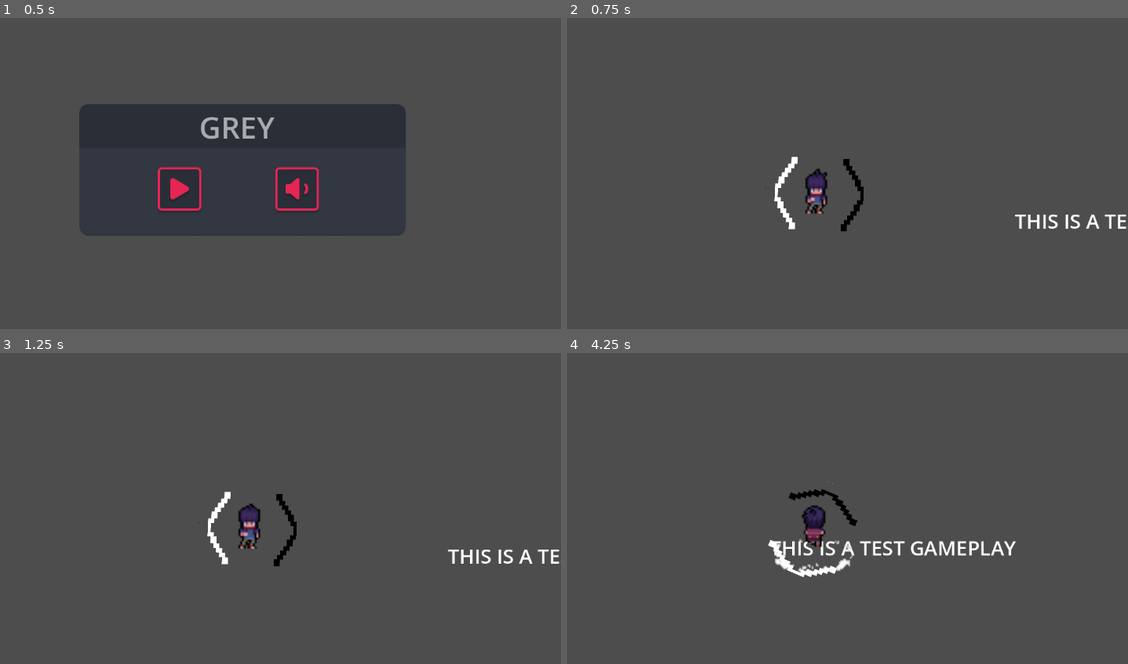
Above: before the commit, frames 1-4 (two rows, left to right).
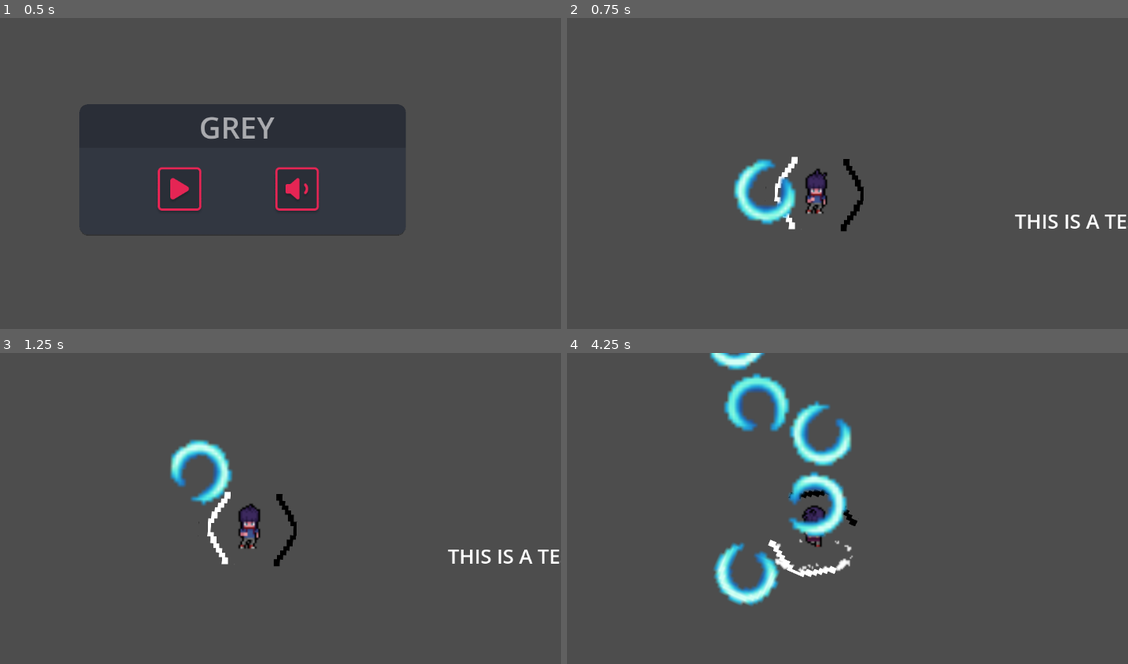
Above: after the commit, the same moments.

Repository: neveront/myFirstGame
Game: Godot game, scene res://scenes/main.tscn
Same seed, same stepped clock (60 frames per second), same inputs: the game is played once before the commit and once after it.
Inputs (mouse positions are in pixels of both pictures, inside the frame that each line leads up to):
- Up to frame 1 (0.5 s): no input
- Up to frame 2 (0.75 s): click (746, 192) at 0.5 s
- Up to frame 3 (1.25 s): no input
- Up to frame 4 (4.25 s): move the mouse to (954, 511) at 1.27 s; hold D (walk_right) 1.28-2.03 s; right-click (954, 511) at 1.35 s; click (954, 511) at 1.55 s; move the mouse to (690, 545) at 2.02 s; hold S (walk_down) 2.03-2.78 s; click (690, 545) at 2.1 s; right-click (690, 545) at 2.3 s; move the mouse to (875, 452) at 2.77 s; hold D (walk_right) 2.78-3.53 s; right-click (875, 452) at 2.85 s; click (875, 452) at 3.05 s; move the mouse to (785, 598) at 3.52 s; hold W (walk_up) from 3.53 s (still down); click (785, 598) at 3.6 s; right-click (785, 598) at 3.8 s

Frame 1 is identical in both runs. In frame 2, 1.2% of the frame differs, in the area x 29-41%, y 45-67%; in frame 3, 1.2%; in frame 4, 6.1%, in the area x 25-80%, y 0-82%.

Commit message:
added a projectile

Diff:
--- a/scenes/main_character.tscn
+++ b/scenes/main_character.tscn
@@ -15,6 +15,7 @@
 [ext_resource type="Texture2D" uid="uid://ule61n8emwaa" path="res://assets/The Male adventurer/Walk/walk_right_up.png" id="7_d3a2h"]
 [ext_resource type="Texture2D" uid="uid://btfnrmj5msjh8" path="res://assets/The Male adventurer/Idle/idle_right_up.png" id="7_o67j2"]
 [ext_resource type="PackedScene" uid="uid://dq1yt46qaokcs" path="res://scenes/gun.tscn" id="15_8rh4e"]
+[ext_resource type="PackedScene" uid="uid://c420tp2m772mh" path="res://scenes/projectile.tscn" id="16_is85u"]
 
 [sub_resource type="AtlasTexture" id="AtlasTexture_l10xd"]
 atlas = ExtResource("2_pvtuh")
@@ -1103,3 +1104,6 @@
 gradient = SubResource("Gradient_pvtuh")
 
 [node name="Gun" parent="." instance=ExtResource("15_8rh4e")]
+
+[node name="projectile" parent="Gun" instance=ExtResource("16_is85u")]
+position = Vector2(-179.604, 356.044)
--- /dev/null
+++ b/scenes/projectile.tscn
@@ -0,0 +1,84 @@
+[gd_scene load_steps=13 format=3 uid="uid://c420tp2m772mh"]
+
+[ext_resource type="Texture2D" uid="uid://dqxptj46u5iec" path="res://assets/Bullet 24x24 Free  Part 1B.png" id="1_c8fcr"]
+[ext_resource type="Script" uid="uid://0yhps0nv8wte" path="res://scripts/projectile.gd" id="1_q3m7n"]
+
+[sub_resource type="CircleShape2D" id="CircleShape2D_q3m7n"]
+radius = 64.0
+
+[sub_resource type="AtlasTexture" id="AtlasTexture_softn"]
+atlas = ExtResource("1_c8fcr")
+region = Rect2(384, 24, 24, 24)
+
+[sub_resource type="AtlasTexture" id="AtlasTexture_6q2a6"]
+atlas = ExtResource("1_c8fcr")
+region = Rect2(408, 24, 24, 24)
+
+[sub_resource type="AtlasTexture" id="AtlasTexture_byeak"]
+atlas = ExtResource("1_c8fcr")
+region = Rect2(432, 24, 24, 24)
+
+[sub_resource type="AtlasTexture" id="AtlasTexture_jxwu6"]
+atlas = ExtResource("1_c8fcr")
+region = Rect2(456, 24, 24, 24)
+
+[sub_resource type="AtlasTexture" id="AtlasTexture_w7nm8"]
+atlas = ExtResource("1_c8fcr")
+region = Rect2(480, 24, 24, 24)
+
+[sub_resource type="AtlasTexture" id="AtlasTexture_6c2e5"]
+atlas = ExtResource("1_c8fcr")
+region = Rect2(504, 24, 24, 24)
+
+[sub_resource type="AtlasTexture" id="AtlasTexture_pl1gp"]
+atlas = ExtResource("1_c8fcr")
+region = Rect2(528, 24, 24, 24)
+
+[sub_resource type="AtlasTexture" id="AtlasTexture_ejmht"]
+atlas = ExtResource("1_c8fcr")
+region = Rect2(552, 24, 24, 24)
+
+[sub_resource type="SpriteFrames" id="SpriteFrames_031o2"]
+animations = [{
+"frames": [{
+"duration": 0.2,
+"texture": SubResource("AtlasTexture_softn")
+}, {
+"duration": 0.2,
+"texture": SubResource("AtlasTexture_6q2a6")
+}, {
+"duration": 0.2,
+"texture": SubResource("AtlasTexture_byeak")
+}, {
+"duration": 0.2,
+"texture": SubResource("AtlasTexture_jxwu6")
+}, {
+"duration": 0.2,
+"texture": SubResource("AtlasTexture_w7nm8")
+}, {
+"duration": 0.2,
+"texture": SubResource("AtlasTexture_6c2e5")
+}, {
+"duration": 0.2,
+"texture": SubResource("AtlasTexture_pl1gp")
+}, {
+"duration": 0.2,
+"texture": SubResource("AtlasTexture_ejmht")
+}],
+"loop": true,
+"name": &"bullet",
+"speed": 5.0
+}]
+
+[node name="projectile" type="CharacterBody2D"]
+script = ExtResource("1_q3m7n")
+
+[node name="CollisionShape2D" type="CollisionShape2D" parent="."]
+shape = SubResource("CircleShape2D_q3m7n")
+
+[node name="bulletEffect" type="AnimatedSprite2D" parent="."]
+scale = Vector2(6.5, 6.5)
+sprite_frames = SubResource("SpriteFrames_031o2")
+animation = &"bullet"
+frame = 7
+frame_progress = 0.222414
--- a/scripts/main_character.gd
+++ b/scripts/main_character.gd
@@ -4,6 +4,8 @@
 @onready var animated_sprite: AnimatedSprite2D = $movements
 @onready var smoke_effect: AnimatedSprite2D = $attackEffect
 @onready var crosshair_line: Line2D = $crosshairLine
+@onready var bullet_animation: AnimatedSprite2D = get_node("/Gun/projectile/bulletEffect")
+
 
 var last_direction: String = "down"
 
@@ -88,7 +90,14 @@
 	$Gun/blackEffect.frame = 0
 	$Gun/whiteEffect.stop()
 	$Gun/whiteEffect.frame = 0
+	var instance = projectile.instantiate()
+	instance.dir = rotation
+	instance.spawnPos = global_position
+	instance.spawnRot = rotation
+	get_parent().add_child(instance)  # Adds to the same parent as the shooter
 
 
 func _on_smoke_effect_animation_finished() -> void:
 	smoke_effect.hide()
+
+@onready var projectile = load("res://scenes/projectile.tscn")
--- /dev/null
+++ b/scripts/projectile.gd
@@ -0,0 +1,18 @@
+extends CharacterBody2D
+
+@export var SPEED = 200
+
+var dir : float
+var spawnPos : Vector2
+var spawnRot : float
+@onready var bullet_effect: AnimatedSprite2D = $bulletEffect
+
+func _ready():
+	global_position = spawnPos
+	global_rotation = spawnRot
+	if bullet_effect:
+		bullet_effect.play("bullet")
+
+func _physics_process(delta: float):
+	velocity = Vector2(0,-SPEED).rotated(dir)
+	move_and_slide()
Binary file added: assets/Bullet 24x24 Free Part 1B.png
Not shown, added: assets/Bullet 24x24 Free Part 1B.png.import
Not shown: 1 places in scenes/main_character.tscn that only renumber resources
Not shown, added: scripts/projectile.gd.uid
